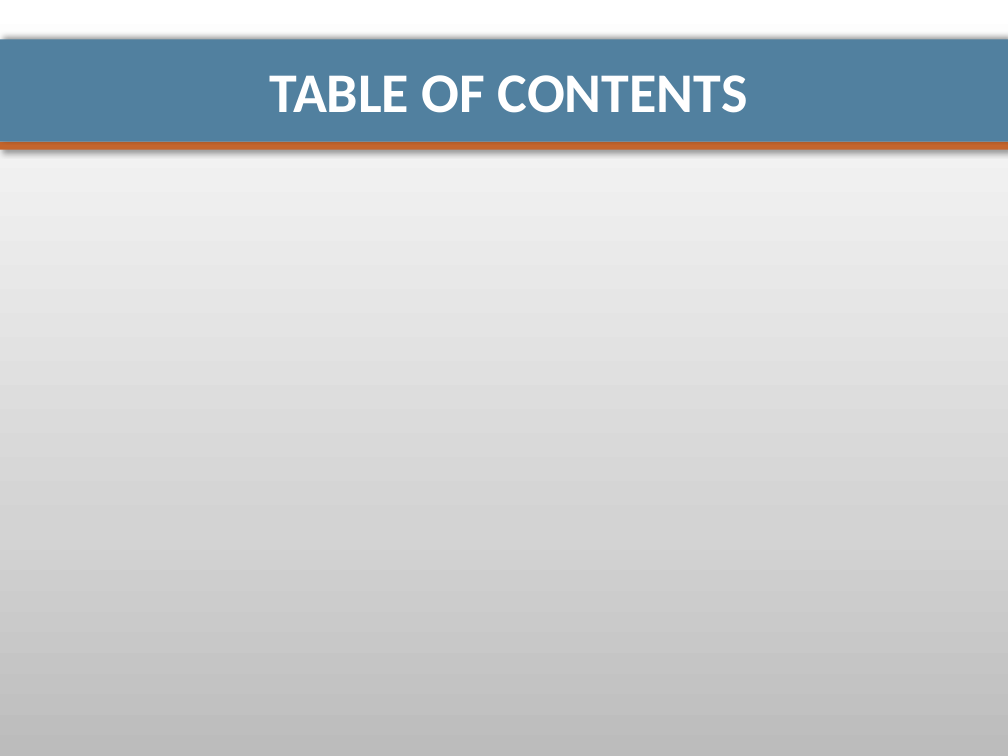
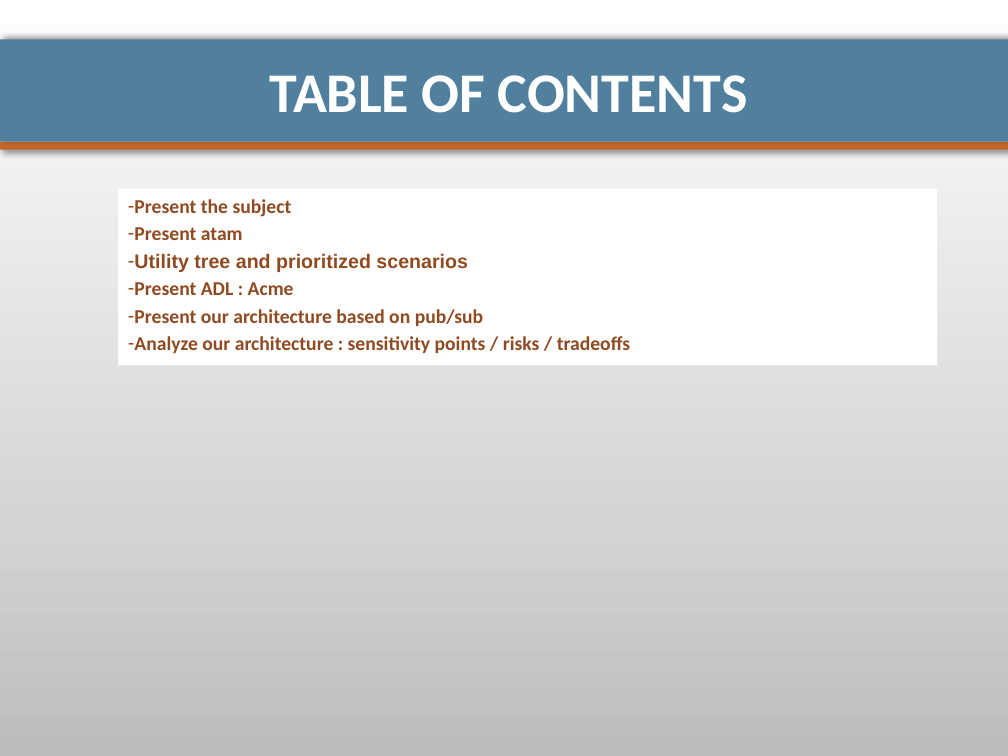
Before and after one commit to pierrealauzet/euroteam, a slide deck: slide 2 of Project 2/PartFinal/CS554_EuroTeam_Project2_Final.pptx. Drawn at 1008x756 pixels with LibreOffice and Linux fonts; fonts in the diff are those of the drawing. Boxes give left, top, right and bottom in pixels: in the first picture for what was removed or moved away, otherwise in the second. Text is boxed around its words. In the diff, an @@ line names an element or a change of style, - is before the commit and + after.

```diff
--- a/Project 2/PartFinal/CS554_EuroTeam_Project2_Final.pptx
+++ b/Project 2/PartFinal/CS554_EuroTeam_Project2_Final.pptx
@@ rectangle added at [118, 188, 937, 365], fill #FFFFFF, 14 pt, text #914B21, bold @@
+– Present the subject
+– Present atam
+– Utility tree and prioritized scenarios
+– Present ADL : Acme
+– Present our architecture based on pub/sub
+– Analyze our architecture : sensitivity points / risks / tradeoffs
```
Also in this commit, not shown: 1 other slide changed, 6 slides added, 7 slides removed.
